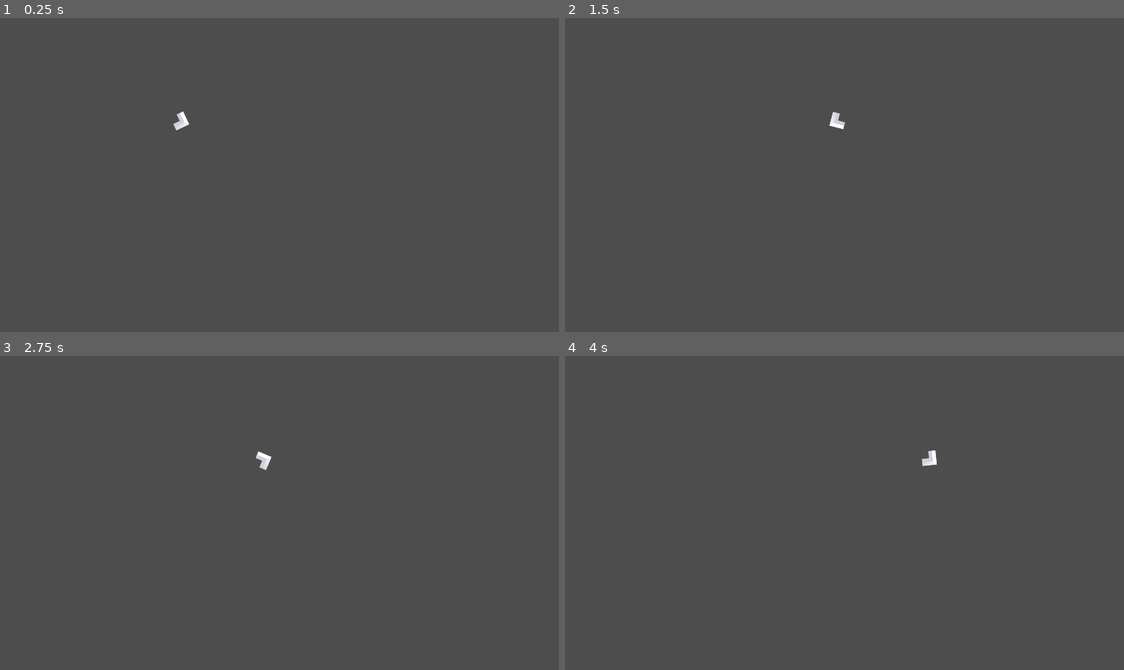
Above: before the commit, frames 1-4 (two rows, left to right).
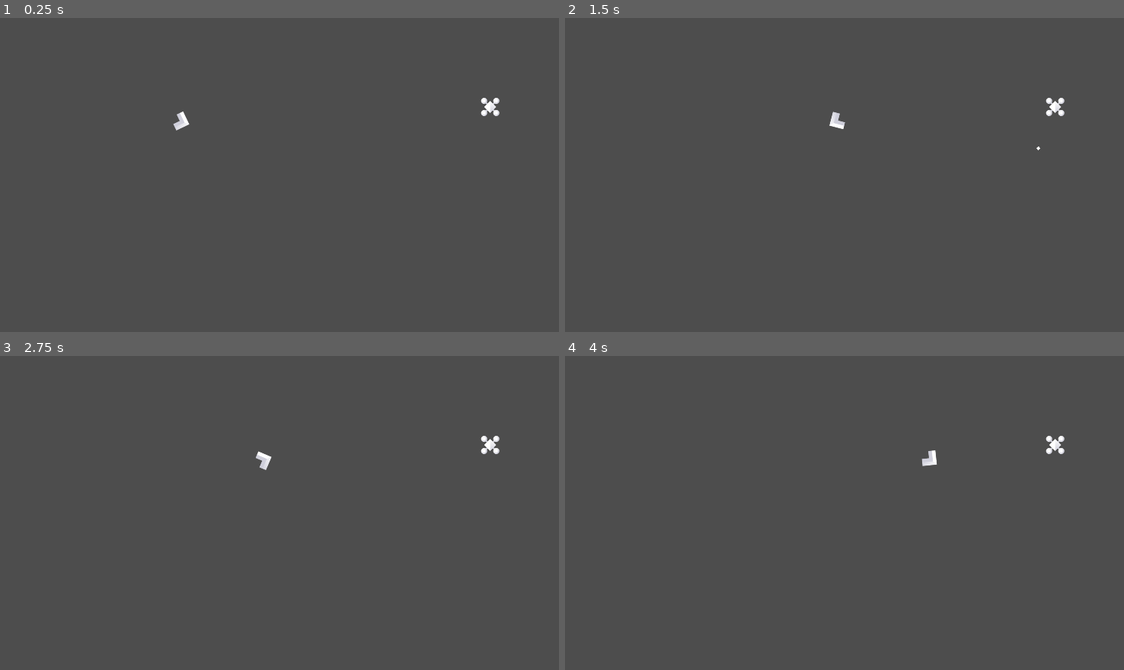
Above: after the commit, the same moments.

Repository: khoile3009/bullet_hell
Game: Godot game, scene res://Prefab/world.tscn
The game is run twice, just before and just after one commit, with the same random seed, the same clock (stepped at 60 frames per second) and the same inputs.
Inputs (mouse positions are in pixels of both pictures, inside the frame that each line leads up to):
- Up to frame 1 (0.25 s): no input
- Up to frame 2 (1.5 s): tap Enter (ui_accept) at 0.5, 0.77, 0.8, 1.07, 1.35 s; move the mouse to (995, 143) at 0.52 s; hold Right (ui_right) from 0.53 s (still down); click (995, 143) at 0.6 s; move the mouse to (738, 178) at 1.27 s
- Up to frame 3 (2.75 s): tap Enter (ui_accept) at 1.52, 1.82, 2.3 s; click (173, 516) at 1.55 s; move the mouse to (357, 425) at 2.02 s; release Right (ui_right) at 2.03 s; hold Left (ui_left) from 2.03 s (still down); click (357, 425) at 2.1 s
- Up to frame 4 (4 s): move the mouse to (827, 566) at 2.77 s; release Left (ui_left) at 2.78 s; hold Right (ui_right) from 2.78 s (still down); click (827, 566) at 2.85 s; tap Enter (ui_accept) at 3.02, 3.32, 3.6, 3.77 s; move the mouse to (1040, 550) at 3.52 s

The runs differ from the first frame. In frame 1, 0.1% of the frame differs, in the area x 85-90%, y 25-32%; in frame 2, 0.1%, in the area x 84-90%, y 25-43%; in frame 3, 0.1%; in frame 4, 0.1%.

Commit message:
Add enemy and working bullet

Diff:
--- /dev/null
+++ b/Prefab/Enemy1.gd
@@ -0,0 +1,32 @@
+extends CharacterBody2D
+
+const SPEED = 300.0
+
+@onready var health = 10
+
+func reduce_health(value: int):
+	health -= value
+
+func _process(delta):
+	if health <= 0:
+		queue_free()
+
+func _physics_process(delta):
+	pass
+	## Add the gravity.
+	#if not is_on_floor():
+		#velocity.y += gravity * delta
+#
+	## Handle jump.
+	#if Input.is_action_just_pressed("ui_accept") and is_on_floor():
+		#velocity.y = JUMP_VELOCITY
+#
+	## Get the input direction and handle the movement/deceleration.
+	## As good practice, you should replace UI actions with custom gameplay actions.
+	#var direction = Input.get_axis("ui_left", "ui_right")
+	#if direction:
+		#velocity.x = direction * SPEED
+	#else:
+		#velocity.x = move_toward(velocity.x, 0, SPEED)
+#
+	#move_and_slide()
--- /dev/null
+++ b/Prefab/Enemy1.tscn
@@ -0,0 +1,18 @@
+[gd_scene load_steps=4 format=3 uid="uid://bqj7b0h55gerd"]
+
+[ext_resource type="Script" path="res://Prefab/Enemy1.gd" id="1_mayg4"]
+[ext_resource type="Texture2D" uid="uid://w4w3aqjy0cgh" path="res://sprites/enemy_E.png" id="1_y0ibd"]
+
+[sub_resource type="RectangleShape2D" id="RectangleShape2D_pkyak"]
+size = Vector2(97, 97)
+
+[node name="Enemy1" type="CharacterBody2D"]
+scale = Vector2(0.6, 0.6)
+script = ExtResource("1_mayg4")
+
+[node name="Sprite2D" type="Sprite2D" parent="."]
+texture = ExtResource("1_y0ibd")
+
+[node name="CollisionShape2D" type="CollisionShape2D" parent="."]
+position = Vector2(-0.5, -0.5)
+shape = SubResource("RectangleShape2D_pkyak")
--- a/Prefab/player.tscn
+++ b/Prefab/player.tscn
@@ -1,7 +1,8 @@
-[gd_scene load_steps=4 format=3 uid="uid://bshnsj3ui41we"]
+[gd_scene load_steps=5 format=3 uid="uid://bshnsj3ui41we"]
 
 [ext_resource type="Script" path="res://scripts/Player.gd" id="1_akj0e"]
 [ext_resource type="Texture2D" uid="uid://c65u8thvdlykn" path="res://sprites/ship_A.png" id="2_5q8ng"]
+[ext_resource type="PackedScene" uid="uid://2di530bkt8kp" path="res://Prefab/player_bullet.tscn" id="3_euk11"]
 
 [sub_resource type="CapsuleShape2D" id="CapsuleShape2D_4nfnk"]
 radius = 18.0
@@ -9,6 +10,7 @@
 
 [node name="Player" type="CharacterBody2D"]
 script = ExtResource("1_akj0e")
+bullet_prefab = ExtResource("3_euk11")
 
 [node name="Sprite2D" type="Sprite2D" parent="."]
 rotation = 1.5708
@@ -18,3 +20,6 @@
 position = Vector2(-1, 2)
 rotation = 1.5708
 shape = SubResource("CapsuleShape2D_4nfnk")
+
+[node name="BulletSpawn" type="Marker2D" parent="."]
+position = Vector2(36.165, 0)
--- /dev/null
+++ b/Prefab/player_bullet.tscn
@@ -0,0 +1,23 @@
+[gd_scene load_steps=4 format=3 uid="uid://2di530bkt8kp"]
+
+[ext_resource type="Script" path="res://scripts/player_bullet.gd" id="1_1a00n"]
+[ext_resource type="Texture2D" uid="uid://cusg8uv3onc6m" path="res://sprites/star_tiny.png" id="1_53mm3"]
+
+[sub_resource type="RectangleShape2D" id="RectangleShape2D_nmqi7"]
+size = Vector2(9.20495, 9.02818)
+
+[node name="PlayerBullet" type="Node2D"]
+script = ExtResource("1_1a00n")
+
+[node name="Sprite2D" type="Sprite2D" parent="."]
+scale = Vector2(0.4, 0.4)
+texture = ExtResource("1_53mm3")
+
+[node name="Area2D" type="Area2D" parent="."]
+
+[node name="CollisionShape2D" type="CollisionShape2D" parent="Area2D"]
+position = Vector2(0, 2.98023e-08)
+rotation = 0.785398
+shape = SubResource("RectangleShape2D_nmqi7")
+
+[connection signal="body_entered" from="Area2D" to="." method="_on_area_2d_body_entered"]
--- a/Prefab/world.tscn
+++ b/Prefab/world.tscn
@@ -1,8 +1,12 @@
-[gd_scene load_steps=2 format=3 uid="uid://ed5b0os4f2gt"]
+[gd_scene load_steps=3 format=3 uid="uid://ed5b0os4f2gt"]
 
 [ext_resource type="PackedScene" uid="uid://bshnsj3ui41we" path="res://Prefab/player.tscn" id="1_038fb"]
+[ext_resource type="PackedScene" uid="uid://bqj7b0h55gerd" path="res://Prefab/Enemy1.tscn" id="2_bx8vk"]
 
 [node name="World" type="Node2D"]
 
 [node name="Player" parent="." instance=ExtResource("1_038fb")]
 position = Vector2(606, 415)
+
+[node name="Enemy1" parent="." instance=ExtResource("2_bx8vk")]
+position = Vector2(1578, 368)
--- a/project.godot
+++ b/project.godot
@@ -54,3 +54,8 @@
 , Object(InputEventKey,"resource_local_to_scene":false,"resource_name":"","device":-1,"window_id":0,"alt_pressed":false,"shift_pressed":false,"ctrl_pressed":false,"meta_pressed":false,"pressed":false,"keycode":0,"physical_keycode":83,"key_label":0,"unicode":115,"echo":false,"script":null)
 ]
 }
+shoot={
+"deadzone": 0.5,
+"events": [Object(InputEventMouseButton,"resource_local_to_scene":false,"resource_name":"","device":-1,"window_id":0,"alt_pressed":false,"shift_pressed":false,"ctrl_pressed":false,"meta_pressed":false,"button_mask":1,"position":Vector2(118, 8),"global_position":Vector2(122, 49),"factor":1.0,"button_index":1,"canceled":false,"pressed":true,"double_click":false,"script":null)
+]
+}
--- a/scripts/Player.gd
+++ b/scripts/Player.gd
@@ -2,15 +2,19 @@
 
 @onready var MAX_SPEED = 300
 @onready var ACCELERATION = 100
-
+@onready var bullet_spawn = $BulletSpawn
+@export var bullet_prefab: PackedScene
 # Called when the node enters the scene tree for the first time.
 func _ready():
 	pass # Replace with function body.
 
 func spin_base_on_mouse_position():
-	print(get_global_mouse_position())
 	look_at(get_global_mouse_position())
 
+func shoot_bullet():
+	var bullet = bullet_prefab.instantiate()
+	get_tree().current_scene.add_child(bullet)
+	bullet.transform = bullet_spawn.global_transform
 # Called every frame. 'delta' is the elapsed time since the previous frame.
 func _physics_process(delta):
 	var x = Input.get_action_strength("ui_right") - Input.get_action_strength("ui_left")
@@ -19,3 +23,7 @@
 	velocity = velocity.move_toward(input_vector.normalized() * MAX_SPEED, ACCELERATION )
 	spin_base_on_mouse_position()
 	move_and_slide()
+
+func _process(delta):
+	if Input.is_action_just_pressed("shoot"):
+		shoot_bullet()
--- /dev/null
+++ b/scripts/player_bullet.gd
@@ -0,0 +1,21 @@
+extends Node2D
+
+class_name PlayerBullet
+
+var damage = 5
+var speed = 1000
+# Called when the node enters the scene tree for the first time.
+func _ready():
+	await get_tree().create_timer(2.0).timeout
+	queue_free()
+
+
+# Called every frame. 'delta' is the elapsed time since the previous frame.
+func _physics_process(delta):
+	position += transform.x * speed * delta
+
+
+func _on_area_2d_body_entered(body: Node2D):
+	if body.has_method("reduce_health"):
+		body.reduce_health(damage)
+	queue_free()# Replace with function body.
